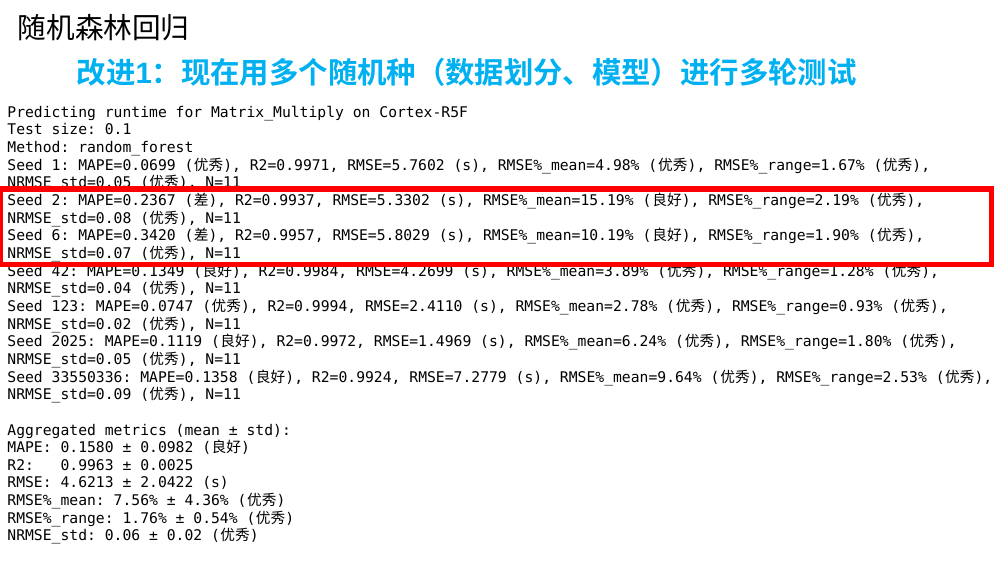
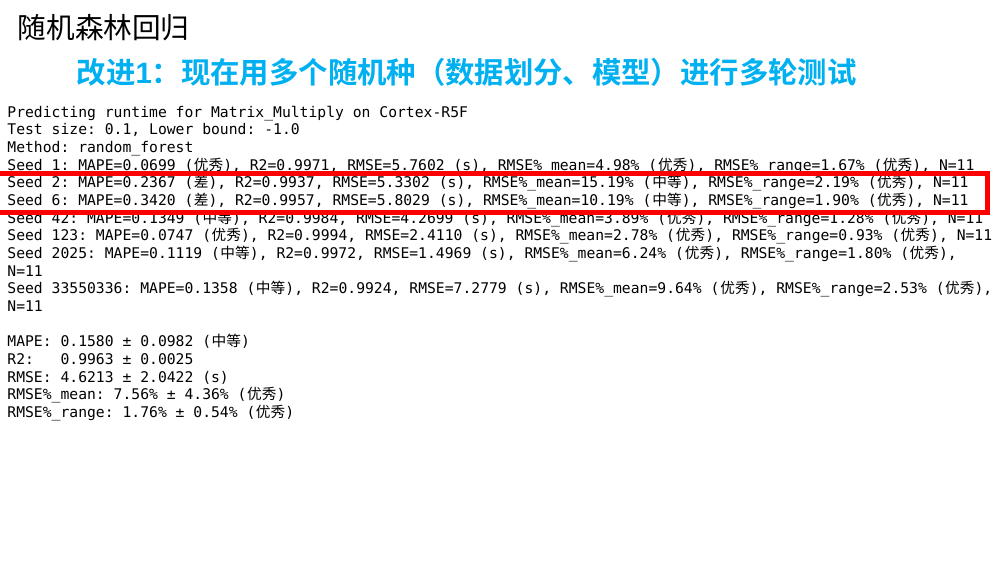
Before and after one commit to AE-26710/Time-Prediction, a slide deck: slide 7 of R5.pptx (slide 6 before the commit). Drawn at 1008x567 pixels with LibreOffice and Linux fonts; fonts in the diff are those of the drawing. Boxes give left, top, right and bottom in pixels: in the first picture for what was removed or moved away, otherwise in the second. Text is boxed around its words. In the diff, an @@ line names an element or a change of style, - is before the commit and + after.

Commit message:
10/13 Update
移除随机搜索参数
添加筛选数据下限

```diff
--- a/R5.pptx
+++ b/R5.pptx
@@ text at <box>7,122,299,136</box>: text changed @@
-Test size: 0.1
+Test size: 0.1, Lower bound: -1.0
@@ rectangle: place and size @@
-rectangle at <box>0,189,991,264</box>
+rectangle at <box>0,174,988,212</box>
@@ text at <box>7,158,992,348</box>: text changed @@
-Seed 1: MAPE=0.0699 (优秀), R2=0.9971, RMSE=5.7602 (s), RMSE%_mean=4.98% (优秀), RMSE%_range=1.67% (优秀), NRMSE_std=0.05 (优秀), N=11
-Seed 2: MAPE=0.2367 (差), R2=0.9937, RMSE=5.3302 (s), RMSE%_mean=15.19% (良好), RMSE%_range=2.19% (优秀), NRMSE_std=0.08 (优秀), N=11
-Seed 6: MAPE=0.3420 (差), R2=0.9957, RMSE=5.8029 (s), RMSE%_mean=10.19% (良好), RMSE%_range=1.90% (优秀), NRMSE_std=0.07 (优秀), N=11
-Seed 42: MAPE=0.1349 (良好), R2=0.9984, RMSE=4.2699 (s), RMSE%_mean=3.89% (优秀), RMSE%_range=1.28% (优秀), NRMSE_std=0.04 (优秀), N=11
-Seed 123: MAPE=0.0747 (优秀), R2=0.9994, RMSE=2.4110 (s), RMSE%_mean=2.78% (优秀), RMSE%_range=0.93% (优秀), NRMSE_std=0.02 (优秀), N=11
-Seed 2025: MAPE=0.1119 (良好), R2=0.9972, RMSE=1.4969 (s), RMSE%_mean=6.24% (优秀), RMSE%_range=1.80% (优秀), NRMSE_std=0.05 (优秀), N=11
-Seed 33550336: MAPE=0.1358 (良好), R2=0.9924, RMSE=7.2779 (s), RMSE%_mean=9.64% (优秀), RMSE%_range=2.53% (优秀), NRMSE_std=0.09 (优秀), N=11
-Aggregated metrics (mean ± std):
-MAPE: 0.1580 ± 0.0982 (良好)
+Seed 1: MAPE=0.0699 (优秀), R2=0.9971, RMSE=5.7602 (s), RMSE%_mean=4.98% (优秀), RMSE%_range=1.67% (优秀), N=11
+Seed 2: MAPE=0.2367 (差), R2=0.9937, RMSE=5.3302 (s), RMSE%_mean=15.19% (中等), RMSE%_range=2.19% (优秀), N=11
+Seed 6: MAPE=0.3420 (差), R2=0.9957, RMSE=5.8029 (s), RMSE%_mean=10.19% (中等), RMSE%_range=1.90% (优秀), N=11
+Seed 42: MAPE=0.1349 (中等), R2=0.9984, RMSE=4.2699 (s), RMSE%_mean=3.89% (优秀), RMSE%_range=1.28% (优秀), N=11
+Seed 123: MAPE=0.0747 (优秀), R2=0.9994, RMSE=2.4110 (s), RMSE%_mean=2.78% (优秀), RMSE%_range=0.93% (优秀), N=11
+Seed 2025: MAPE=0.1119 (中等), R2=0.9972, RMSE=1.4969 (s), RMSE%_mean=6.24% (优秀), RMSE%_range=1.80% (优秀), N=11
+Seed 33550336: MAPE=0.1358 (中等), R2=0.9924, RMSE=7.2779 (s), RMSE%_mean=9.64% (优秀), RMSE%_range=2.53% (优秀), N=11
+MAPE: 0.1580 ± 0.0982 (中等)
@@ text at <box>7,528,259,544</box>: paragraph removed @@
-NRMSE_std: 0.06 ± 0.02 (优秀)
```
Also in this commit, not shown: 22 other slides changed, 17 slides added, 1 other file.
